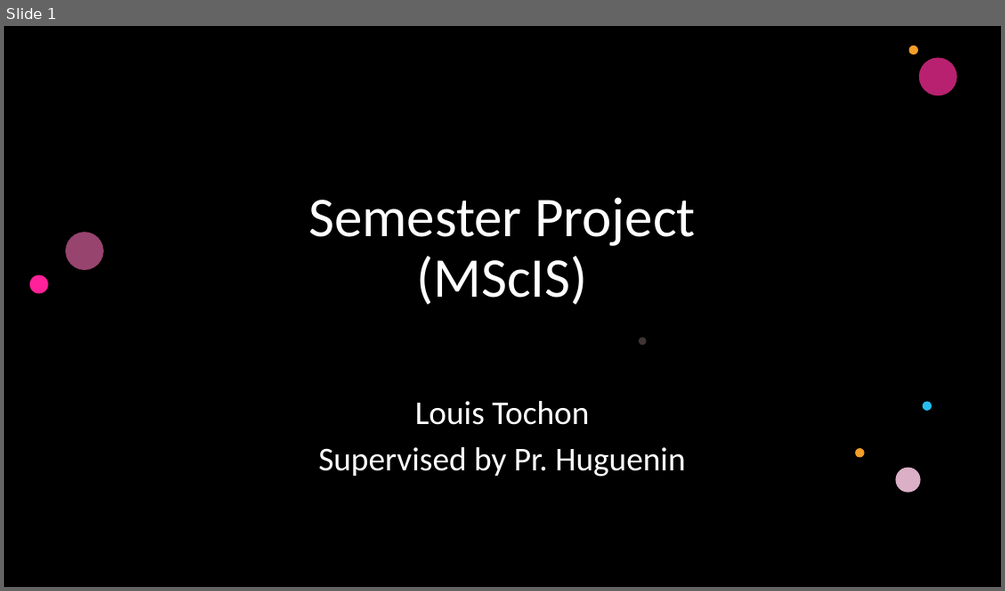
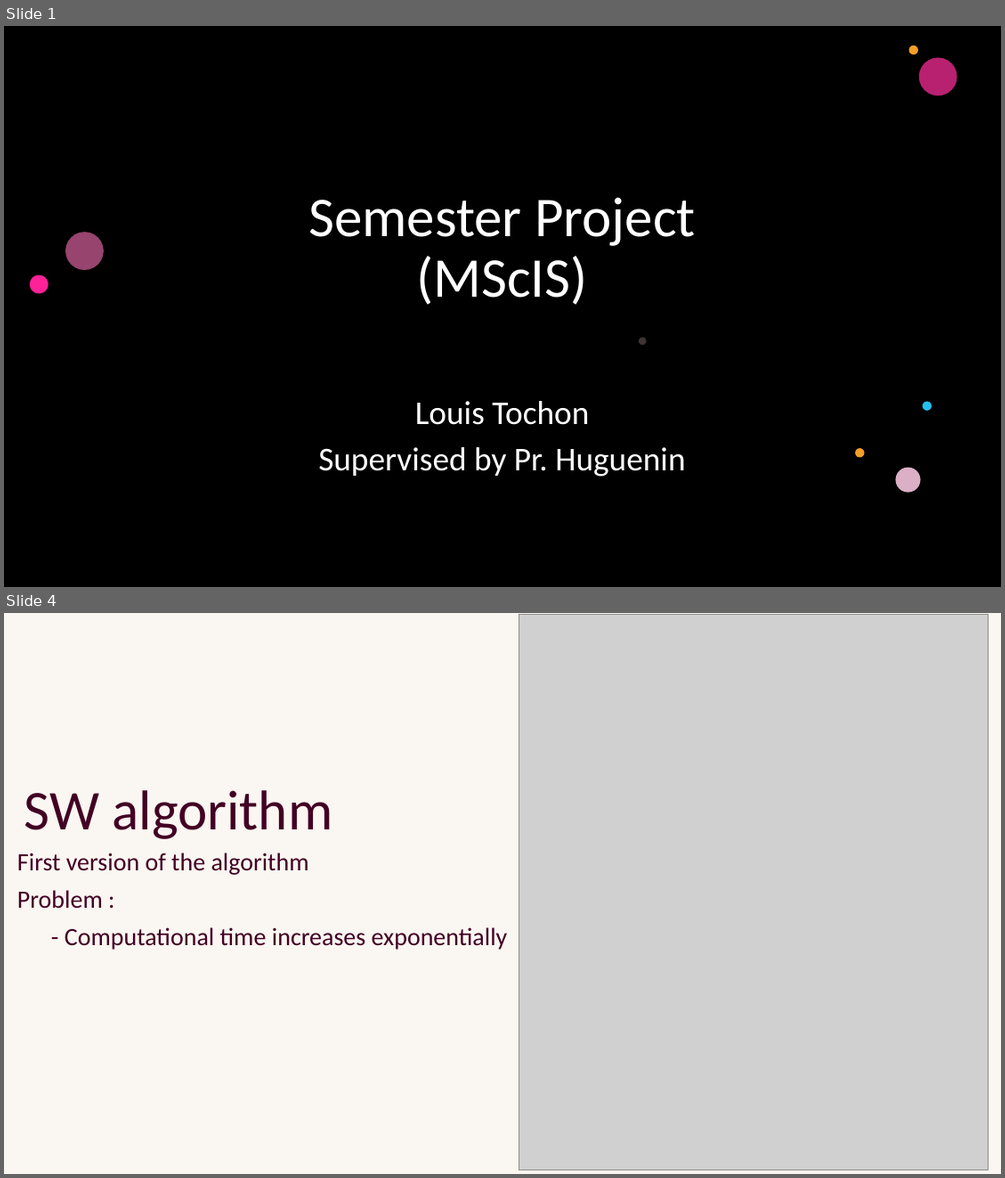
Before and after one commit to Ltochon/k-anon_tool, a slide deck: presentation/Présentation_1.pptx. Shown one above the other, each under a label of ours: slide 1 before the commit, slides 1 and 4 after it; the slides between them are not shown. The pictures are 1005x591 and 1005x1178 pixels, drawn with LibreOffice and Linux fonts; fonts in the diff are those of the drawing; grey boxes stand for pictures; background and template pictures are left out; a plain dark background stands for a picture behind light text. Boxes give left, top, right and bottom in pixels: in the first picture for what was removed or moved away, otherwise in the second. Text is boxed around its words. In the diff, an @@ line names an element or a change of style, - is before the commit and + after.

```diff
--- a/presentation/Présentation_1.pptx
+++ b/presentation/Présentation_1.pptx
@@ slide 4 added at (4,613,1001,1174), background #FFFFFF; not listed: 4 template elements that a slide beside it also shows @@
@@ rectangle added at (4,613,1001,1174), fill #FFFFFF @@
@@ rectangle added at (4,613,1001,1174), fill #F0E2D3 at 30% opacity @@
@@ picture added at (519,614,989,1169) @@
@@ ellipse added at (518,658,988,1128), fill #FFFFFF @@
@@ title added at (24,790,333,839), 54 pt, text #420023 @@
+SW algorithm
@@ subtitle added at (17,852,508,949), 24 pt, text #420023 @@
+First version of the algorithm
+Problem :
+- Computational time increases exponentially
```
Also in this commit, not shown: 3 slides changed, 3 other slides added, 2 slides removed, 5 other files.
